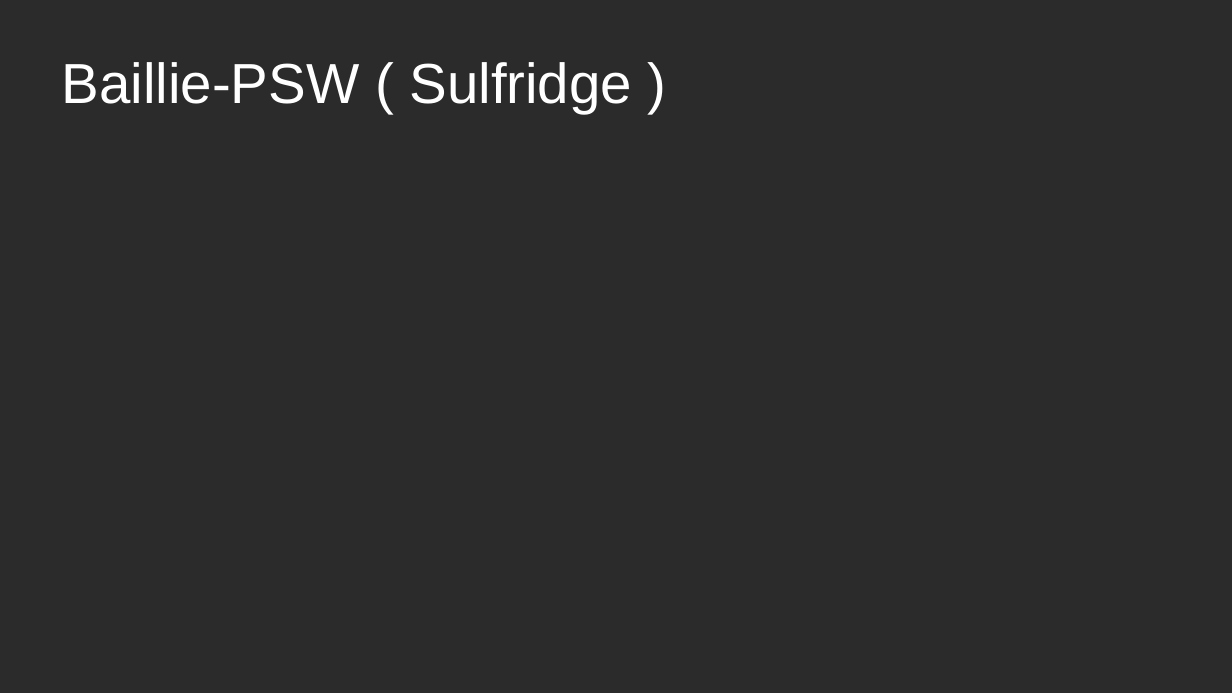
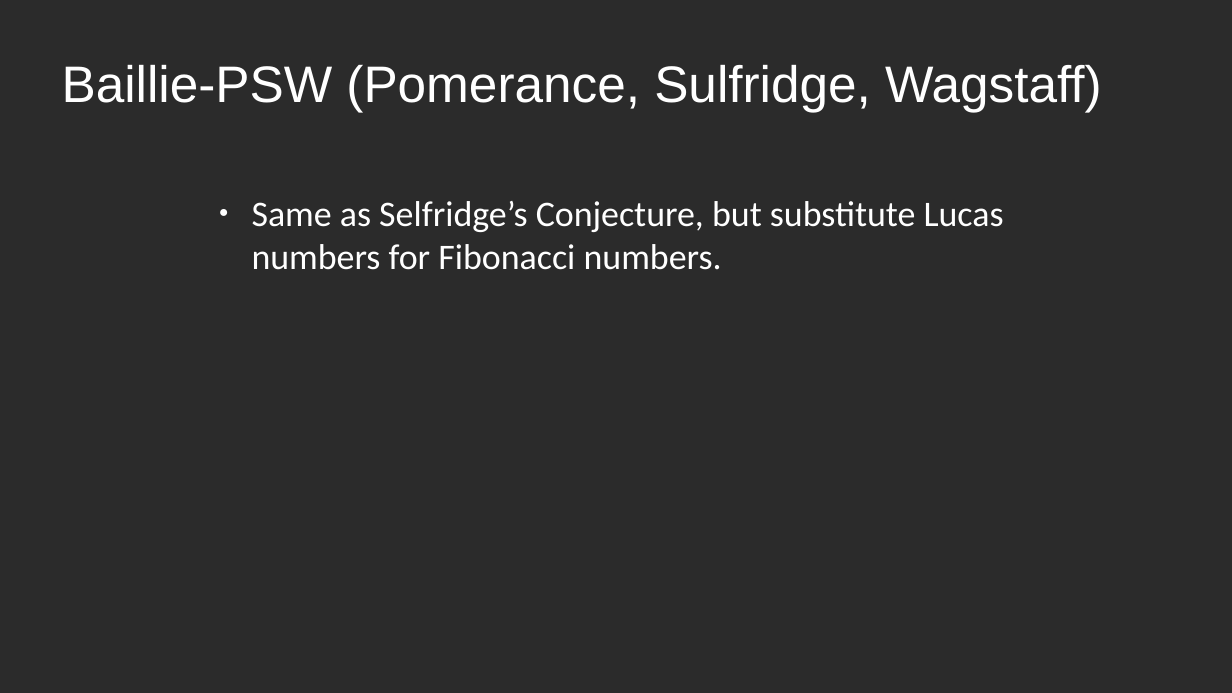
Before and after one commit to rohansaha/CSC-635-Data-Mining-, a slide deck: slide 14 of Classifying natural numbers.pptx (slide 6 before the commit). Drawn at 1232x693 pixels with LibreOffice and Linux fonts; fonts in the diff are those of the drawing; grey boxes stand for pictures; background and template pictures are left out; a plain dark background stands for a picture behind light text. Boxes give left, top, right and bottom in pixels: in the first picture for what was removed or moved away, otherwise in the second. Text is boxed around its words. In the diff, an @@ line names an element or a change of style, - is before the commit and + after.

```diff
--- a/Classifying natural numbers.pptx
+++ b/Classifying natural numbers.pptx
@@ title at [62,65,1102,112]: text changed; size 44 to 40 pt @@
-Baillie-PSW ( Sulfridge )
+Baillie-PSW (Pomerance, Sulfridge, Wagstaff)
@@ text added at [252,201,1004,270], 28 pt, text #FFFFFF @@
+● Same as Selfridge’s Conjecture, but substitute Lucas numbers for Fibonacci numbers.
```
Also in this commit, not shown: 4 other slides changed, 7 slides added, 5 slides removed.
